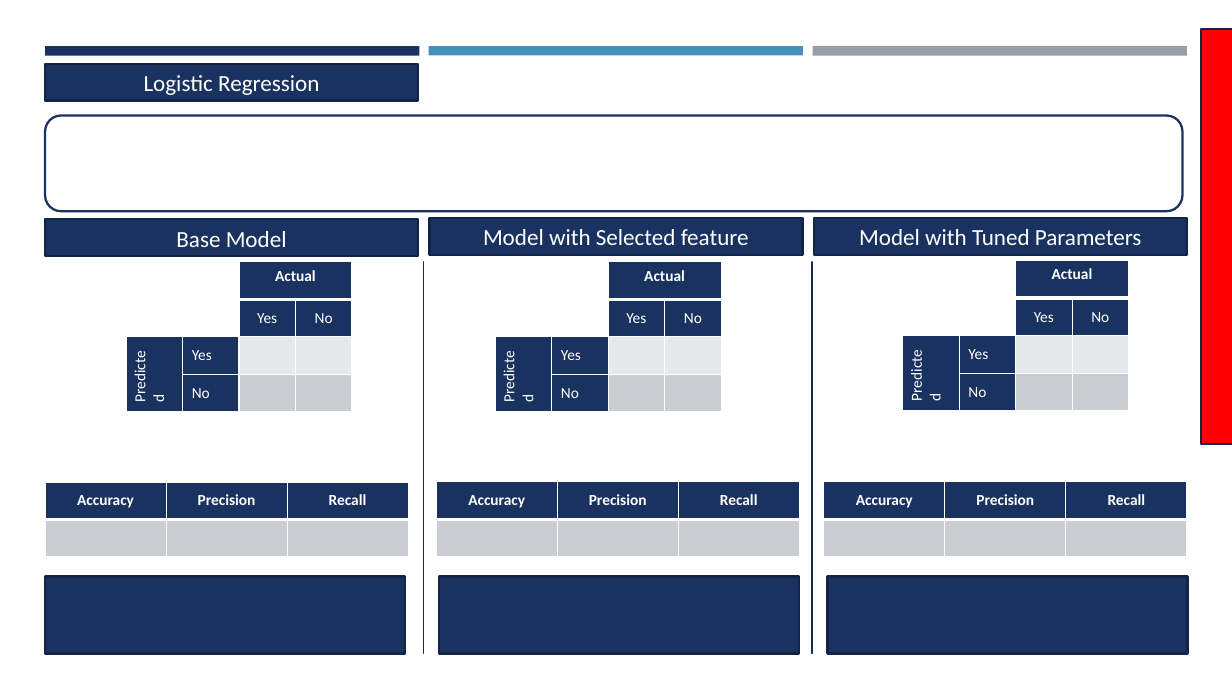
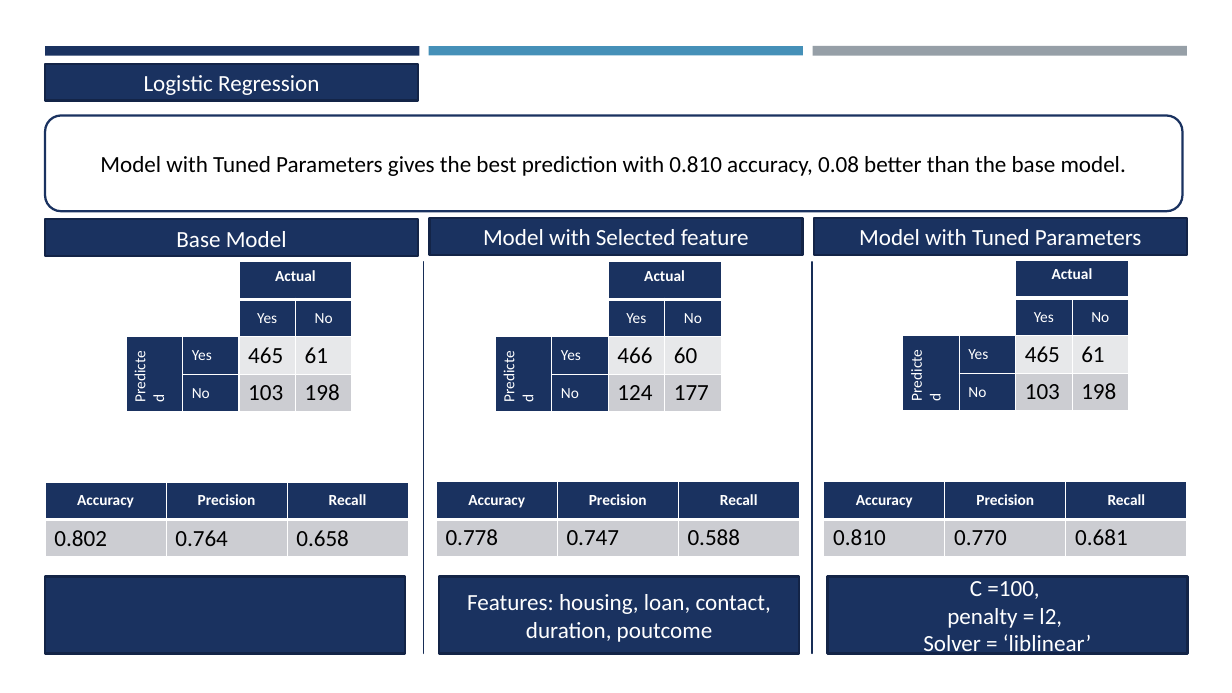
Before and after one commit to ManagementEngineer/sd4001-project, a slide deck: slide 7 of Maths-sd4001Project.pptx. Drawn at 1232x693 pixels with LibreOffice and Linux fonts; fonts in the diff are those of the drawing. Boxes give left, top, right and bottom in pixels: in the first picture for what was removed or moved away, otherwise in the second. Text is boxed around its words. In the diff, an @@ line names an element or a change of style, - is before the commit and + after.

```diff
--- a/Maths-sd4001Project.pptx
+++ b/Maths-sd4001Project.pptx
@@ rectangle removed at [1202, 30, 1232, 445] @@
-NEED TO COMPLETE
@@ text in rounded rectangle at [100, 156, 1126, 176]: text added @@
+Model with Tuned Parameters gives the best prediction with 0.810 accuracy, 0.08 better than the base model.
@@ table at [126, 262, 351, 410] @@
-row 3, column 3: 
+row 3, column 3: 465
-row 3, column 4: 
+row 3, column 4: 61
-row 4, column 3: 
+row 4, column 3: 103
-row 4, column 4: 
+row 4, column 4: 198
@@ table at [495, 262, 721, 410] @@
-row 3, column 3: 
+row 3, column 3: 466
-row 3, column 4: 
+row 3, column 4: 60
-row 4, column 3: 
+row 4, column 3: 124
-row 4, column 4: 
+row 4, column 4: 177
@@ table at [903, 261, 1128, 409] @@
-row 3, column 3: 
+row 3, column 3: 465
-row 3, column 4: 
+row 3, column 4: 61
-row 4, column 3: 
+row 4, column 3: 103
-row 4, column 4: 
+row 4, column 4: 198
@@ table at [45, 482, 409, 557] @@
-row 2:  |  | 
+row 2: 0.802 | 0.764 | 0.658
@@ table at [436, 482, 799, 556] @@
-row 2:  |  | 
+row 2: 0.778 | 0.747 | 0.588
@@ table at [824, 482, 1188, 556] @@
-row 2:  |  | 
+row 2: 0.810 | 0.770 | 0.681
@@ text in rectangle at [467, 594, 771, 642]: text added @@
+Features: housing, loan, contact, duration, poutcome
@@ text in rectangle at [923, 581, 1091, 658]: text added @@
+C =100,
+penalty = l2,
+Solver = ‘liblinear’
```
Also in this commit, not shown: 2 other slides changed, 3 other files.
